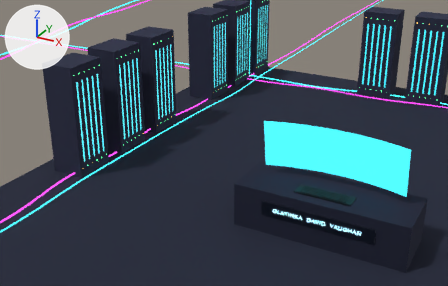
The glTF model public/models/server-room.glb: old version first, new version second.
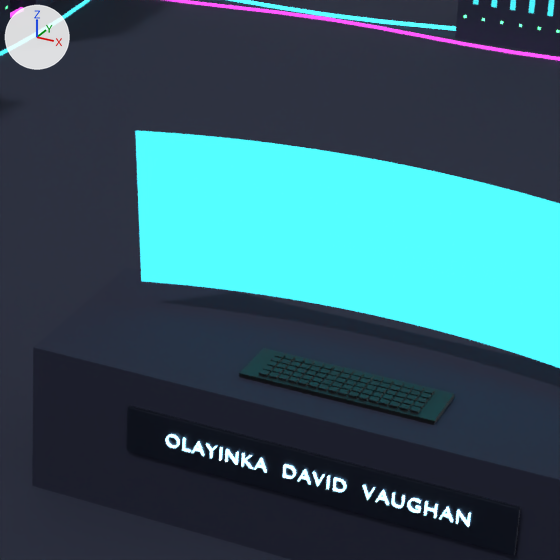
Each version appears first from a camera (50 mm lens) standing at (3.28, -12.56, 6.44) and looking at (-1.65, -3.6, 1.96), and next in a close-up on the part from 50% to 86% of the width and 29% to 86% of the height. Lighting does not change. The marker at upper left points along +X, +Y and +Z. The last two pictures show the newer version. Where no turn or scale is listed for an object, it has been applied to the vertices.

Names of what the first close-up shows: 'Cable_FloorBack_cyan', 'Cable_FloorBack_magenta', 'Desk', 'DeskNameplate_plate', 'DeskNameplate_text', 'Floor', 'Keyboard_body', 'Monitor', 'Rack_econos' and 85 more.
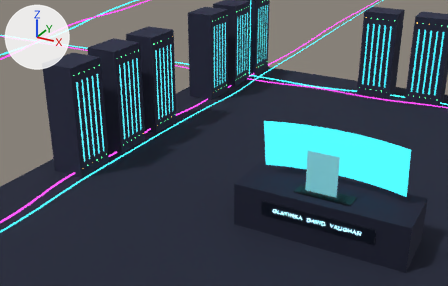
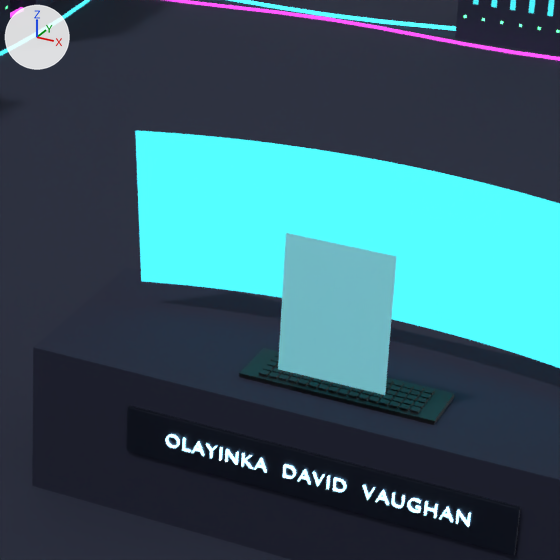
Commit message: Holo: project LinkedIn portrait above the desk as an operator-ID hologram

Location of each change, [x1, y1, x2, y2] in pixels of the close-ups (560 x 560 px):
'OperatorHolo', added (cyan): after [278, 233, 397, 395]

Edits to the bpy script that builds the scene:
```text
Add mat_m_operatorholo:
    mat_m_operatorholo = principled_material('M_OperatorHolo')
    mat_m_operatorholo.base_color = (0.3, 0.9, 1.0)  # cyan #95f3ff
    mat_m_operatorholo.roughness = 0.7
Add me_plane:
    me_plane.from_pydata([(-0.3, 0.0, -0.4), (0.3, 0.0, -0.4), (-0.3, 0.0, 0.4), (0.3, 0.0, 0.4)], [], [(0, 1, 3), (0, 3, 2)])
    me_plane.materials.append(mat_m_operatorholo)  # cyan #95f3ff
Add ob_operatorholo:
    ob_operatorholo = bpy.data.objects.new('OperatorHolo', me_plane)
    ob_operatorholo.location = (0.0, -2.95, 1.45)
```
